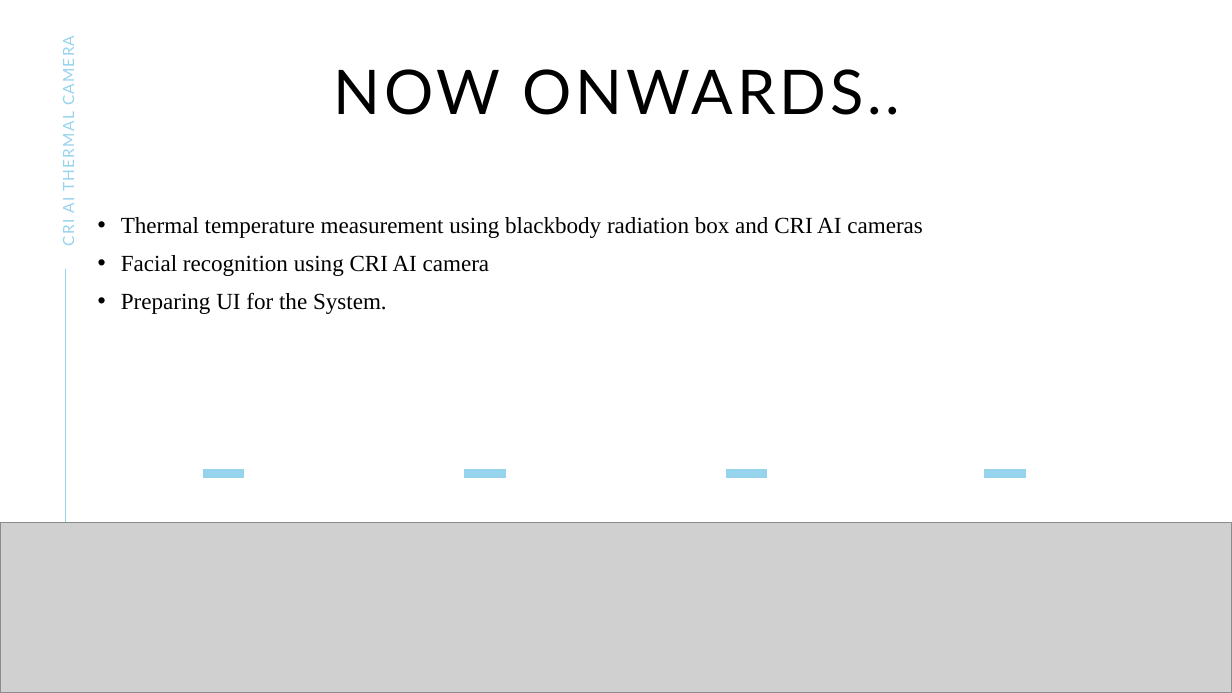
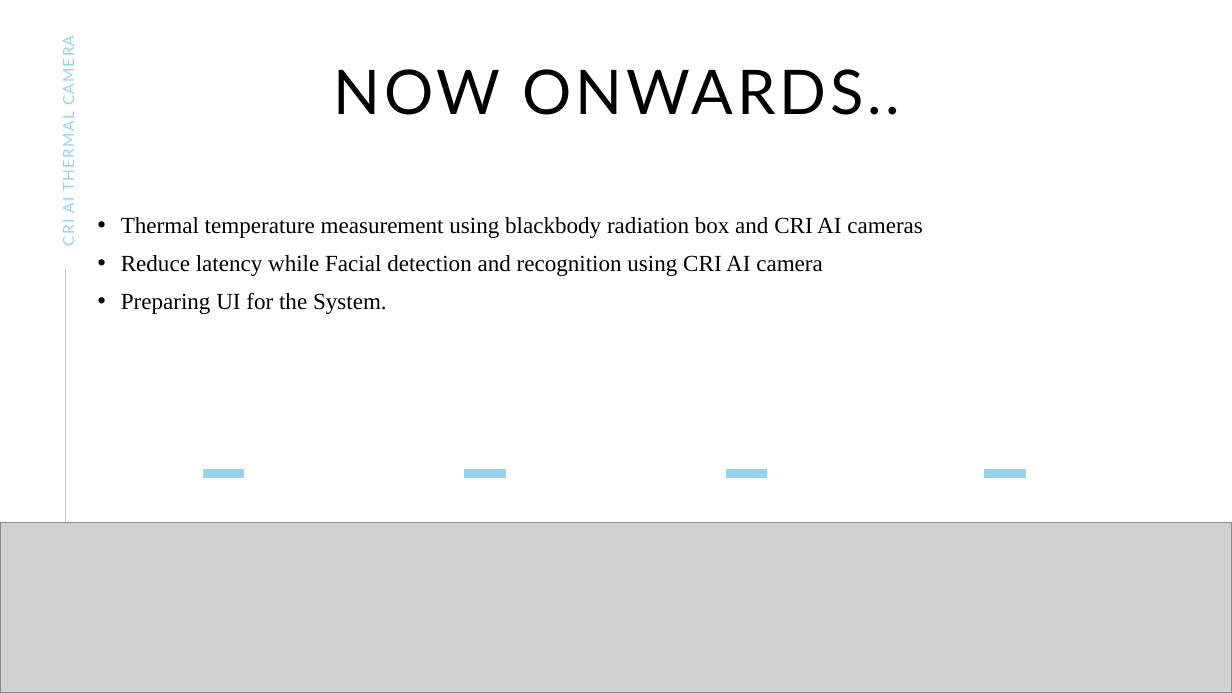
Before and after one commit to tilakpandya/Face_Recognition_Using_Thermal_Images, a slide deck: slide 16 of Presentations/CRI_AI_Camera_Week_9.pptx. Drawn at 1232x693 pixels with LibreOffice and Linux fonts; fonts in the diff are those of the drawing; grey boxes stand for pictures. Boxes give left, top, right and bottom in pixels: in the first picture for what was removed or moved away, otherwise in the second. Text is boxed around its words. In the diff, an @@ line names an element or a change of style, - is before the commit and + after.

```diff
--- a/Presentations/CRI_AI_Camera_Week_9.pptx
+++ b/Presentations/CRI_AI_Camera_Week_9.pptx
@@ text at [121,255,823,276]: text changed @@
-• Facial recognition using CRI AI camera
+• Reduce latency while Facial detection and recognition using CRI AI camera
```
Also in this commit, not shown: 3 other slides changed, 4 other files.
